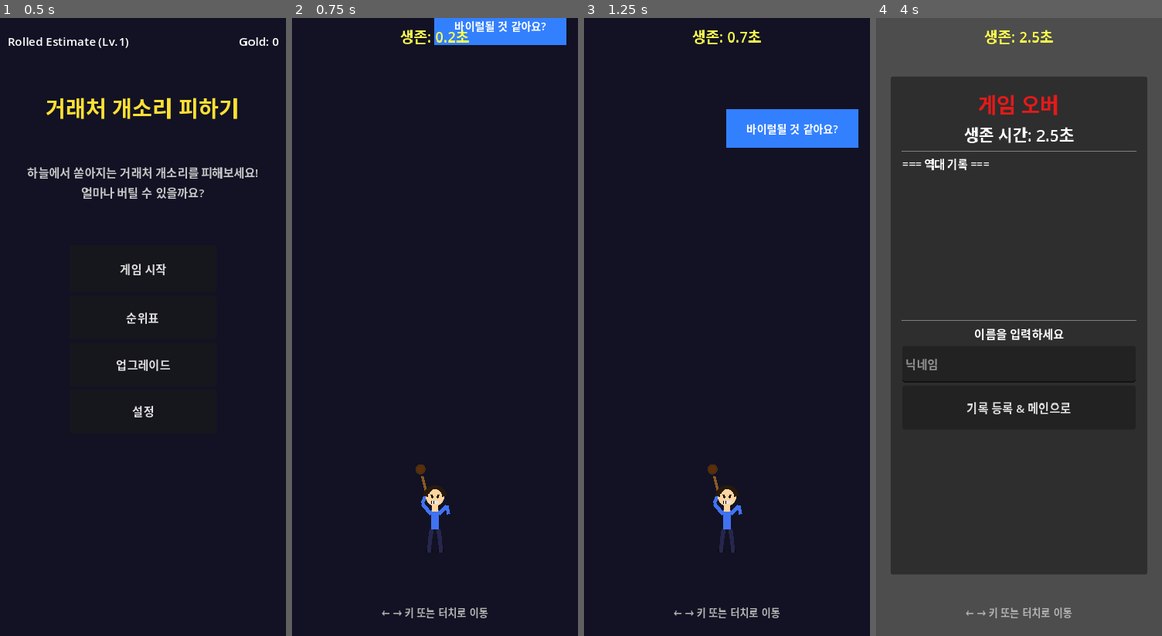
Above: before the commit, frames 1-4 (left to right).
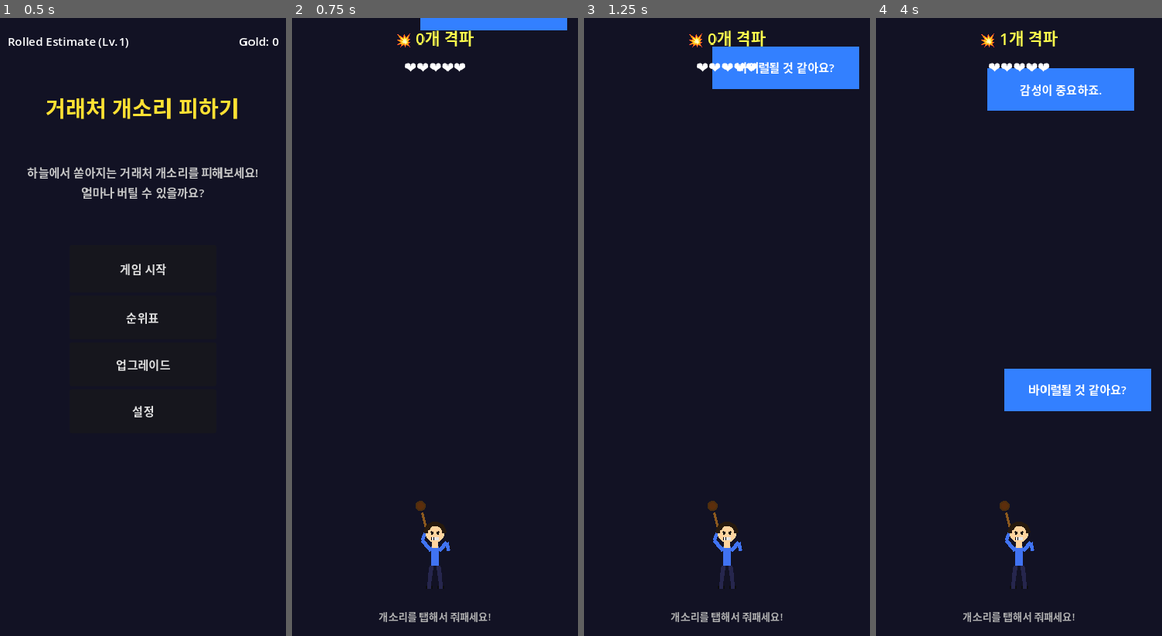
Above: after the commit, the same moments.

Repository: keun4jang/dumb-client-smash
Game: Godot game, scene res://scenes/main/MainMenu.tscn
Two runs of this game, one before a commit and one after it. Both use one fixed random seed, a clock stepped at 60 frames per second and the inputs below.
Inputs (mouse positions are in pixels of both pictures, inside the frame that each line leads up to):
- Up to frame 1 (0.5 s): no input
- Up to frame 2 (0.75 s): click "게임 시작" at 0.5 s
- Up to frame 3 (1.25 s): no input
- Up to frame 4 (4 s): move the mouse to (1081, 296) at 1.27 s; hold Right (ui_right) 1.28-2 s; click (1081, 296) at 1.42 s; drag from (961, 357) to (1004, 450) at 2.02 s; move the mouse to (1047, 191) at 2.77 s; hold Right (ui_right) 2.78-3.5 s; click (1047, 191) at 2.92 s; drag from (1004, 450) to (933, 234) at 3.52 s

Frame 1 is identical in both runs. In frame 2, 3.2% of the frame differs, in the area x 30-97%, y 0-98%; in frame 3, 8.2%; in frame 4, 92%, in the area x 0-100%, y 0-100%.

Commit message:
feat: 탭해서 줘패기 게임으로 전환
- 터치/탭으로 떨어지는 개소리 격파
- HP 5칸, 놓치면 1칸 감소 (화면 빨간 번쩍임)
- 점수 = 격파 개수
- 터치 판정 넉넉하게 (모바일 최적화)
- 격파 시 캐릭터 흔들림 + 문구 사라지는 이펙트
- HUD: 격파수 + 하트 HP 표시

Co-Authored-By: Claude Sonnet 4.6 <noreply@anthropic.com>
Claude-Session: https://claude.ai/code/session_019FJzSkDE8Dwf5TK3RMH63g

Diff:
--- a/scenes/dodge/DodgeScene.tscn
+++ b/scenes/dodge/DodgeScene.tscn
@@ -13,24 +13,37 @@
 size = Vector2(390, 844)
 
 [node name="PlayerVisual" type="Node2D" parent="."]
-position = Vector2(195, 730)
+position = Vector2(195, 780)
 scale = Vector2(0.58, 0.58)
 script = ExtResource("2")
+
+[node name="DamageFlash" type="ColorRect" parent="."]
+color = Color(1, 0.2, 0.2, 0)
+position = Vector2(0, 0)
+size = Vector2(390, 844)
+mouse_filter = 2
 
 [node name="HUD" type="CanvasLayer" parent="."]
 
 [node name="ScoreLabel" type="Label" parent="HUD"]
 position = Vector2(10, 10)
-size = Vector2(370, 40)
-text = "생존: 0.0초"
+size = Vector2(370, 44)
+text = "💥 0개 격파"
+horizontal_alignment = 1
+theme_override_font_sizes/font_size = 22
+theme_override_colors/font_color = Color(1, 1, 0.3, 1)
+
+[node name="HpLabel" type="Label" parent="HUD"]
+position = Vector2(10, 56)
+size = Vector2(370, 36)
+text = "❤️❤️❤️❤️❤️"
 horizontal_alignment = 1
 theme_override_font_sizes/font_size = 20
-theme_override_colors/font_color = Color(1, 1, 0.3, 1)
 
 [node name="HintLabel" type="Label" parent="HUD"]
-position = Vector2(10, 800)
-size = Vector2(370, 36)
-text = "← → 키 또는 터치로 이동"
+position = Vector2(10, 806)
+size = Vector2(370, 30)
+text = "개소리를 탭해서 줘패세요!"
 horizontal_alignment = 1
 theme_override_font_sizes/font_size = 14
 theme_override_colors/font_color = Color(0.7, 0.7, 0.7, 1)
@@ -42,7 +55,7 @@
 script = ExtResource("3")
 
 [node name="Bg" type="ColorRect" parent="GameOverScreen"]
-color = Color(0, 0, 0, 0.82)
+color = Color(0, 0, 0, 0.90)
 anchor_right = 1.0
 anchor_bottom = 1.0
 
@@ -61,9 +74,9 @@
 theme_override_colors/font_color = Color(0.9, 0.1, 0.1, 1)
 
 [node name="ScoreLabel" type="Label" parent="GameOverScreen/Panel/VBox"]
-text = "생존 시간: 0.0초"
+text = "💥 0개 격파"
 horizontal_alignment = 1
-theme_override_font_sizes/font_size = 22
+theme_override_font_sizes/font_size = 20
 
 [node name="Sep1" type="HSeparator" parent="GameOverScreen/Panel/VBox"]
 
--- a/scripts/dodge/DodgeController.gd
+++ b/scripts/dodge/DodgeController.gd
@@ -1,7 +1,6 @@
 extends Node2D
 
 const PHRASES := [
-	# type 0 = normal (blue), type 1 = fast (orange), type 2 = wide (purple), type 3 = danger (red)
 	{"text": "5분만에 되죠?", "type": 0},
 	{"text": "오늘까지 가능하죠?", "type": 1},
 	{"text": "그냥 참고로요...", "type": 0},
@@ -35,33 +34,29 @@
 ]
 
 const TYPE_COLOR := [
-	Color(0.2, 0.5, 1.0),    # 0 normal - blue
-	Color(1.0, 0.55, 0.1),   # 1 fast   - orange
-	Color(0.7, 0.2, 1.0),    # 2 wide   - purple
-	Color(0.9, 0.1, 0.05),   # 3 danger - red
+	Color(0.2, 0.5, 1.0),
+	Color(1.0, 0.55, 0.1),
+	Color(0.7, 0.2, 1.0),
+	Color(0.9, 0.1, 0.05),
 ]
-const TYPE_SPEED := [280.0, 460.0, 220.0, 560.0]
-const TYPE_WIDTH := [180.0, 160.0, 270.0, 200.0]
-const TYPE_HEIGHT := 52.0
-
-const SCREEN_W := 390.0
-const SCREEN_H := 844.0
-const PLAYER_Y := 720.0
-const PLAYER_HALF_W := 22.0
-const PLAYER_H := 100.0
-const PLAYER_SPEED := 520.0
-
-var _player_x: float = SCREEN_W / 2.0
-var _target_x: float = SCREEN_W / 2.0
+const TYPE_SPEED  := [160.0, 280.0, 120.0, 340.0]
+const TYPE_WIDTH  := [200.0, 175.0, 290.0, 215.0]
+const TYPE_HEIGHT := 58.0
+const MAX_HP      := 5
+const SCREEN_W    := 390.0
+const SCREEN_H    := 844.0
+
+var _hp: int = MAX_HP
+var _score: int = 0
 var _elapsed: float = 0.0
 var _alive: bool = true
 var _spawn_timer: float = 0.0
-var _spawn_interval: float = 1.2
-var _labels: Array = []
+var _spawn_interval: float = 1.3
+var _phrases: Array = []
 
 @onready var player_visual: Node2D = $PlayerVisual
 @onready var score_label: Label = $HUD/ScoreLabel
-@onready var game_over_screen: Control = $GameOverScreen
+@onready var hp_label: Label = $HUD/HpLabel
 
 
 func _ready() -> void:
@@ -73,44 +68,71 @@
 	if not _alive:
 		return
 	_elapsed += delta
-	_update_player(delta)
 	_update_spawn(delta)
 	_update_phrases(delta)
-	score_label.text = "생존: %.1f초" % _elapsed
-
-
-func _update_player(delta: float) -> void:
-	if Input.is_action_pressed("ui_left"):
-		_target_x -= PLAYER_SPEED * delta
-	if Input.is_action_pressed("ui_right"):
-		_target_x += PLAYER_SPEED * delta
-	_target_x = clamp(_target_x, PLAYER_HALF_W + 10, SCREEN_W - PLAYER_HALF_W - 10)
-	_player_x = move_toward(_player_x, _target_x, PLAYER_SPEED * delta)
-	player_visual.position.x = _player_x
+	score_label.text = "💥 %d개 격파" % _score
+	hp_label.text = _hp_hearts()
+
+
+func _hp_hearts() -> String:
+	var s := ""
+	for i in MAX_HP:
+		s += "❤️" if i < _hp else "🖤"
+	return s
 
 
 func _input(event: InputEvent) -> void:
 	if not _alive:
 		return
-	if event is InputEventScreenTouch or event is InputEventScreenDrag:
-		_target_x = event.position.x
-	elif event is InputEventMouseButton or event is InputEventMouseMotion:
-		if event is InputEventMouseMotion and Input.is_mouse_button_pressed(MOUSE_BUTTON_LEFT):
-			_target_x = event.position.x
-		elif event is InputEventMouseButton and event.pressed:
-			_target_x = event.position.x
+	var tap_pos := Vector2.ZERO
+	var is_tap := false
+	if event is InputEventScreenTouch and event.pressed:
+		tap_pos = event.position
+		is_tap = true
+	elif event is InputEventMouseButton and event.pressed and event.button_index == MOUSE_BUTTON_LEFT:
+		tap_pos = event.position
+		is_tap = true
+	if is_tap:
+		_try_smash(tap_pos)
+
+
+func _try_smash(tap: Vector2) -> void:
+	for i in range(_phrases.size() - 1, -1, -1):
+		var info: Dictionary = _phrases[i]
+		var nd: ColorRect = info["node"]
+		var rect := Rect2(nd.position, nd.size)
+		# 터치 영역을 넉넉하게 확장
+		rect = rect.grow(16.0)
+		if rect.has_point(tap):
+			_smash_phrase(i, nd)
+			return
+
+
+func _smash_phrase(idx: int, nd: ColorRect) -> void:
+	_score += 1
+	_phrases.remove_at(idx)
+	# 빨간 번쩍임 후 제거
+	var tween := create_tween()
+	nd.color = Color.WHITE
+	tween.tween_property(nd, "scale", Vector2(1.3, 1.3), 0.06)
+	tween.tween_property(nd, "modulate:a", 0.0, 0.10)
+	tween.tween_callback(nd.queue_free)
+	# 캐릭터 흔들기
+	var ptween := create_tween()
+	ptween.tween_property(player_visual, "rotation_degrees", -12.0, 0.07)
+	ptween.tween_property(player_visual, "rotation_degrees", 0.0, 0.10)
 
 
 func _update_spawn(delta: float) -> void:
 	_spawn_timer -= delta
 	if _spawn_timer <= 0.0:
-		var interval_scale := 1.0 / (1.0 + _elapsed * 0.012)
-		_spawn_interval = clamp(1.2 * interval_scale, 0.30, 1.2)
+		var scale_down := 1.0 / (1.0 + _elapsed * 0.010)
+		_spawn_interval = clamp(1.3 * scale_down, 0.35, 1.3)
 		_spawn_timer = _spawn_interval
 		_spawn_phrase()
-		if _elapsed > 20.0 and randf() < 0.4:
+		if _elapsed > 15.0 and randf() < 0.35:
 			_spawn_phrase()
-		if _elapsed > 45.0 and randf() < 0.35:
+		if _elapsed > 35.0 and randf() < 0.30:
 			_spawn_phrase()
 
 
@@ -118,7 +140,7 @@
 	var data: Dictionary = PHRASES[randi() % PHRASES.size()]
 	var ptype: int = data["type"]
 	var w: float = TYPE_WIDTH[ptype]
-	var speed_mult := 1.0 + _elapsed * 0.014
+	var speed_mult := 1.0 + _elapsed * 0.010
 	var speed: float = TYPE_SPEED[ptype] * speed_mult
 	var x: float = randf_range(w / 2.0 + 4.0, SCREEN_W - w / 2.0 - 4.0)
 
@@ -135,48 +157,48 @@
 	lbl.vertical_alignment = 1
 	lbl.size = Vector2(w - 8.0, TYPE_HEIGHT)
 	lbl.position = Vector2(4.0, 0.0)
-	lbl.add_theme_font_size_override("font_size", 15)
+	lbl.add_theme_font_size_override("font_size", 16)
 	lbl.add_theme_color_override("font_color", Color.WHITE)
 	panel.add_child(lbl)
 
-	_labels.append({"node": panel, "speed": speed, "type": ptype, "w": w})
+	_phrases.append({"node": panel, "speed": speed, "type": ptype, "w": w})
 
 
 func _update_phrases(delta: float) -> void:
 	var to_remove := []
-	for info in _labels:
+	for info in _phrases:
 		var nd: ColorRect = info["node"]
 		nd.position.y += info["speed"] * delta
-		if nd.position.y > SCREEN_H + 20.0:
+		if nd.position.y > SCREEN_H - 20.0:
 			to_remove.append(info)
 			nd.queue_free()
-			continue
-		if _check_hit(nd, info["w"]):
-			_die()
-			return
+			_take_damage()
+			if not _alive:
+				return
 	for info in to_remove:
-		_labels.erase(info)
-
-
-func _check_hit(nd: ColorRect, pw: float) -> bool:
-	var px: float = nd.position.x + pw / 2.0
-	var py: float = nd.position.y + TYPE_HEIGHT / 2.0
-	var dx: float = abs(px - _player_x)
-	var dy: float = py - (PLAYER_Y - PLAYER_H / 2.0)
-	return dx < (pw / 2.0 + PLAYER_HALF_W - 8.0) and dy > -10.0 and dy < PLAYER_H + 10.0
+		_phrases.erase(info)
+
+
+func _take_damage() -> void:
+	_hp -= 1
+	# 화면 빨간 번쩍임
+	$DamageFlash.modulate = Color(1, 0.2, 0.2, 0.5)
+	var t := create_tween()
+	t.tween_property($DamageFlash, "modulate:a", 0.0, 0.25)
+	if _hp <= 0:
+		_die()
 
 
 func _die() -> void:
 	_alive = false
-	player_visual.visible = false
-	for info in _labels:
+	for info in _phrases:
 		(info["node"] as Node).queue_free()
-	_labels.clear()
+	_phrases.clear()
 	$Background.visible = false
 	$GameOverScreen.visible = true
-	$GameOverScreen.show_result(_elapsed)
+	$GameOverScreen.show_result_smash(_score, _elapsed)
 
 
 func _on_score_submitted(player_name: String) -> void:
-	SaveManager.save_score(player_name, _elapsed)
+	SaveManager.save_score(player_name, float(_score))
 	get_tree().change_scene_to_file("res://scenes/main/MainMenu.tscn")
--- a/scripts/ui/GameOverScreen.gd
+++ b/scripts/ui/GameOverScreen.gd
@@ -12,6 +12,11 @@
 	submit_button.pressed.connect(_on_submit)
 
 
+func show_result_smash(smashed: int, elapsed: float) -> void:
+	score_label.text = "💥 %d개 격파  (%.1f초 생존)" % [smashed, elapsed]
+	_refresh_leaderboard()
+
+
 func show_result(elapsed: float) -> void:
 	score_label.text = "생존 시간: %.1f초" % elapsed
 	_refresh_leaderboard()
@@ -19,10 +24,13 @@
 
 func _refresh_leaderboard() -> void:
 	var scores: Array = SaveManager.load_scores()
+	if scores.is_empty():
+		leaderboard_label.text = "=== 역대 기록 ===\n(아직 기록 없음)"
+		return
 	var txt := "=== 역대 기록 ===\n"
 	for i in scores.size():
 		var entry: Dictionary = scores[i]
-		txt += "%d. %s  %.1f초\n" % [i + 1, entry["name"], entry["score"]]
+		txt += "%d위  %s  %d개\n" % [i + 1, entry["name"], int(entry["score"])]
 	leaderboard_label.text = txt
 
 
